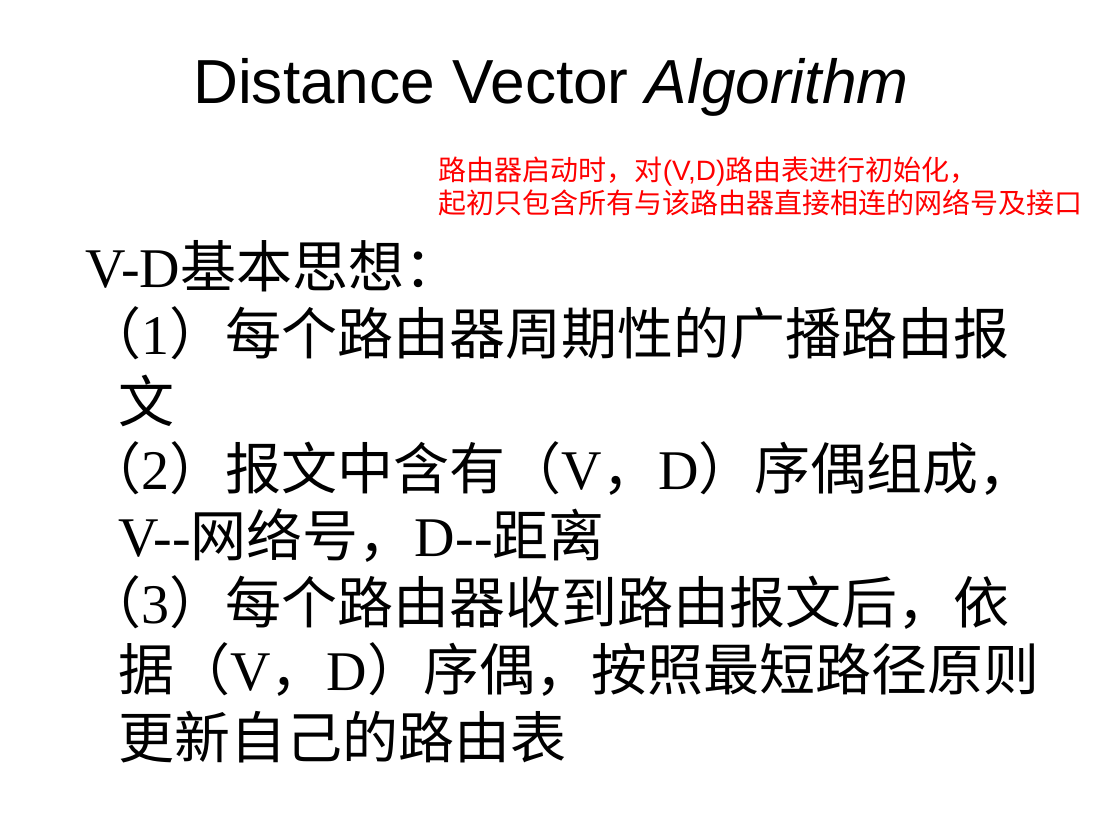
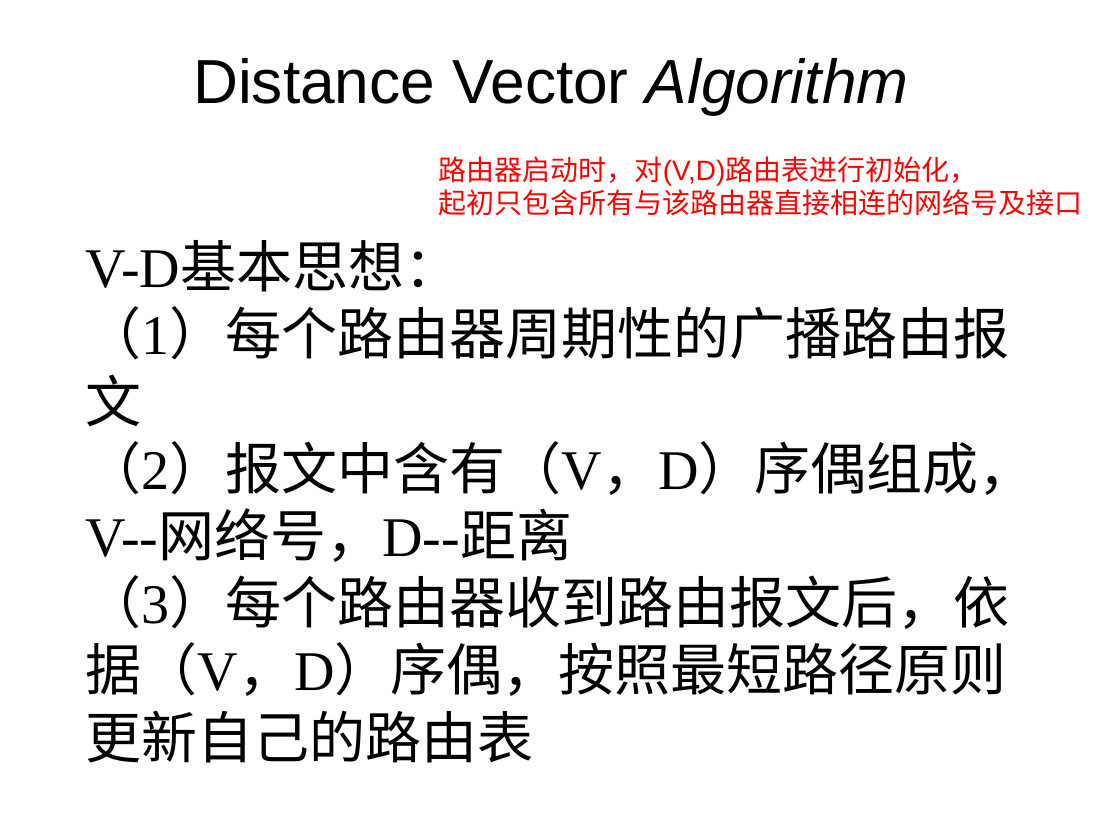
Before and after one commit to speedstermich/Computer-Network, a slide deck: slide 30 of 路由协议2019.ppt. Drawn at 1120x840 pixels with LibreOffice and Linux fonts; fonts in the diff are those of the drawing. Boxes give left, top, right and bottom in pixels: in the first picture for what was removed or moved away, otherwise in the second. Text is boxed around its words. In the diff, an @@ line names an element or a change of style, - is before the commit and + after.

```diff
--- a/路由协议2019.ppt
+++ b/路由协议2019.ppt
@@ text "V-D基本思想：" at bbox=[86, 244, 1035, 763]: indent changed @@
```
Also in this commit, not shown: 6 other slides changed, 1 other file.
